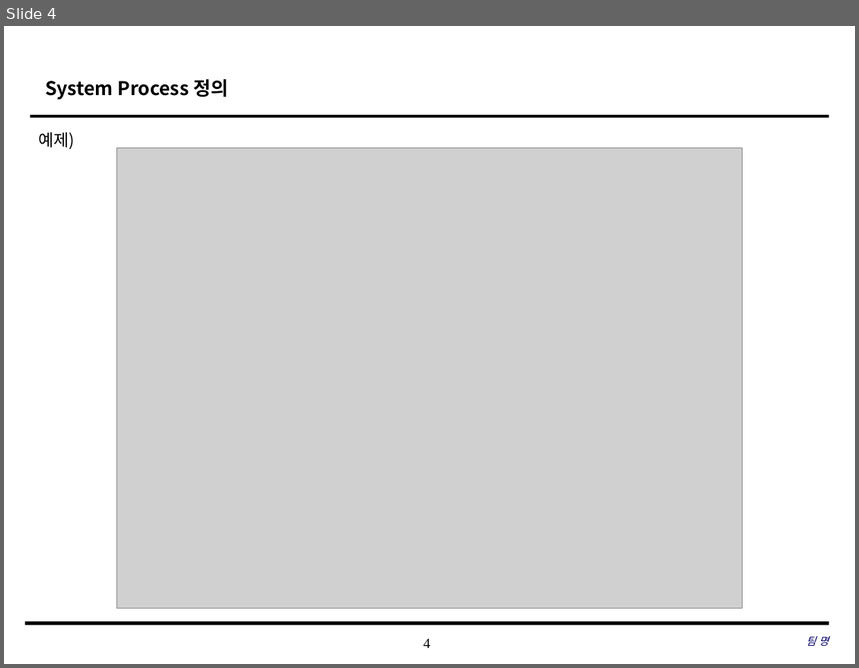
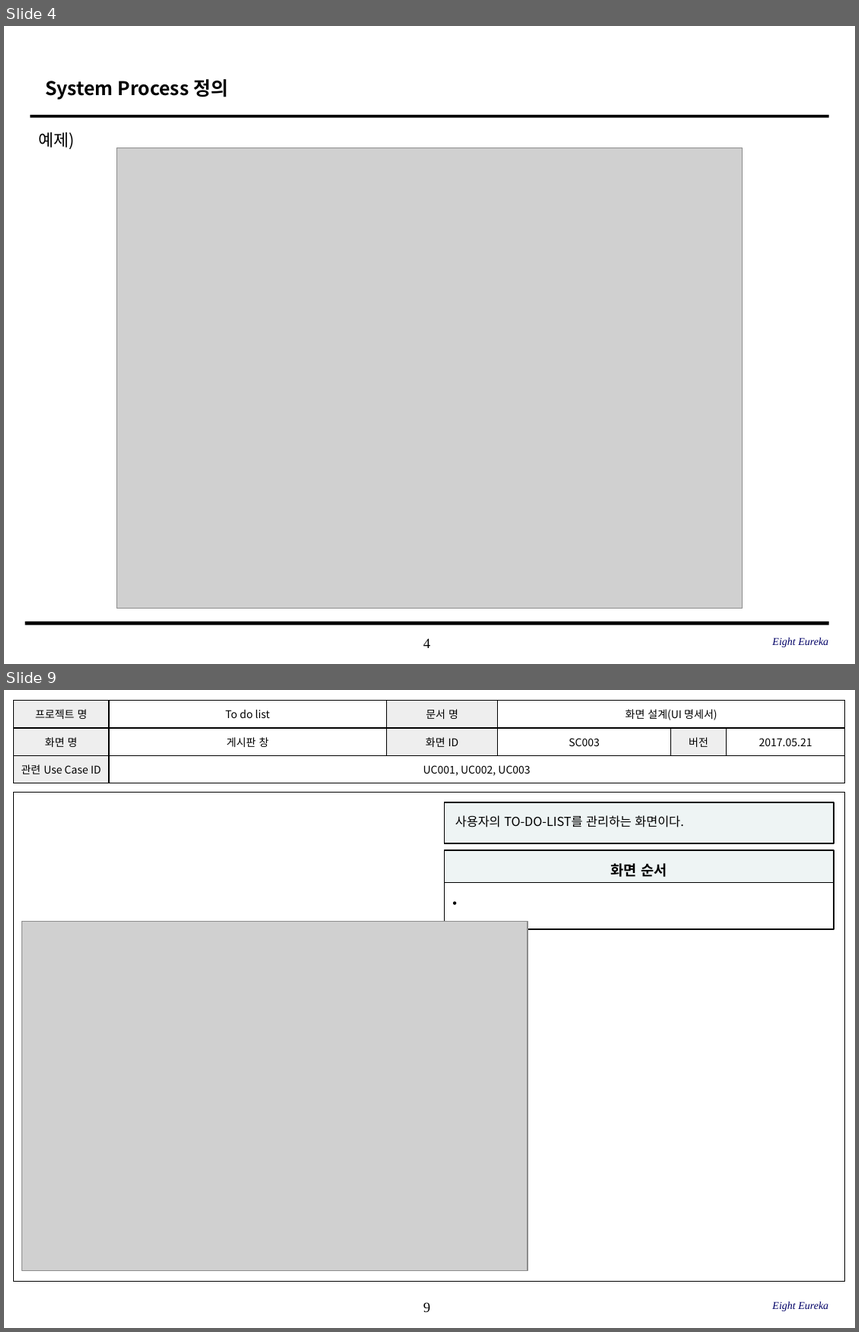
Before and after one commit to SE-admin/8, a slide deck: doc/3_ 설계서/UI Design Template.pptx. Shown one above the other, each under a label of ours: slide 4 before the commit, slides 4 and 9 after it; the slides between them are not shown. The pictures are 859x668 and 859x1332 pixels, drawn with LibreOffice and Linux fonts; fonts in the diff are those of the drawing; grey boxes stand for pictures; background and template pictures are left out. Boxes give left, top, right and bottom in pixels: in the first picture for what was removed or moved away, otherwise in the second. Text is boxed around its words. In the diff, an @@ line names an element or a change of style, - is before the commit and + after.

```diff
--- a/doc/3_ 설계서/UI Design Template.pptx
+++ b/doc/3_ 설계서/UI Design Template.pptx
@@ slide 9 added at <box>4,690,855,1328</box>, background #FFFFFF; not listed: 1 template element that a slide beside it also shows @@
@@ table added at <box>13,700,844,783</box>, 3 rows, 6 columns @@
+프로젝트 명 | To do list | 문서 명 | 화면 설계(UI 명세서) |  | 
+화면 명 | 게시판 창 | 화면 ID | SC003 | 버전 | 2017.05.21
+관련 Use Case ID | UC001, UC002, UC003 |  |  |  | 
@@ rectangle added at <box>13,792,845,1281</box>, outline #000000 0.75 pt @@
@@ rectangle added at <box>444,802,834,844</box>, fill #EEF4F4, outline #000000 1 pt, 10.5 pt, text #000000 @@
+사용자의 TO-DO-LIST를 관리하는 화면이다.
@@ rectangle added at <box>444,850,834,882</box>, fill #EEF4F4, outline #000000 1 pt, 12 pt, text #000000, bold @@
+화면 순서
@@ rectangle added at <box>444,882,834,929</box>, fill #FFFFFF, outline #000000 1 pt @@
@@ picture added at <box>22,922,528,1271</box> @@
@@ text added at <box>772,1302,829,1312</box>, 9 pt, text #000066, italic @@
+Eight Eureka
@@ slide 4 changed as well @@
@@ text at <box>772,638,829,648</box>: text changed @@
-팀 명
+Eight Eureka
```
Also in this commit, not shown: 4 other slides changed, 6 other slides added, 1 slide removed.
